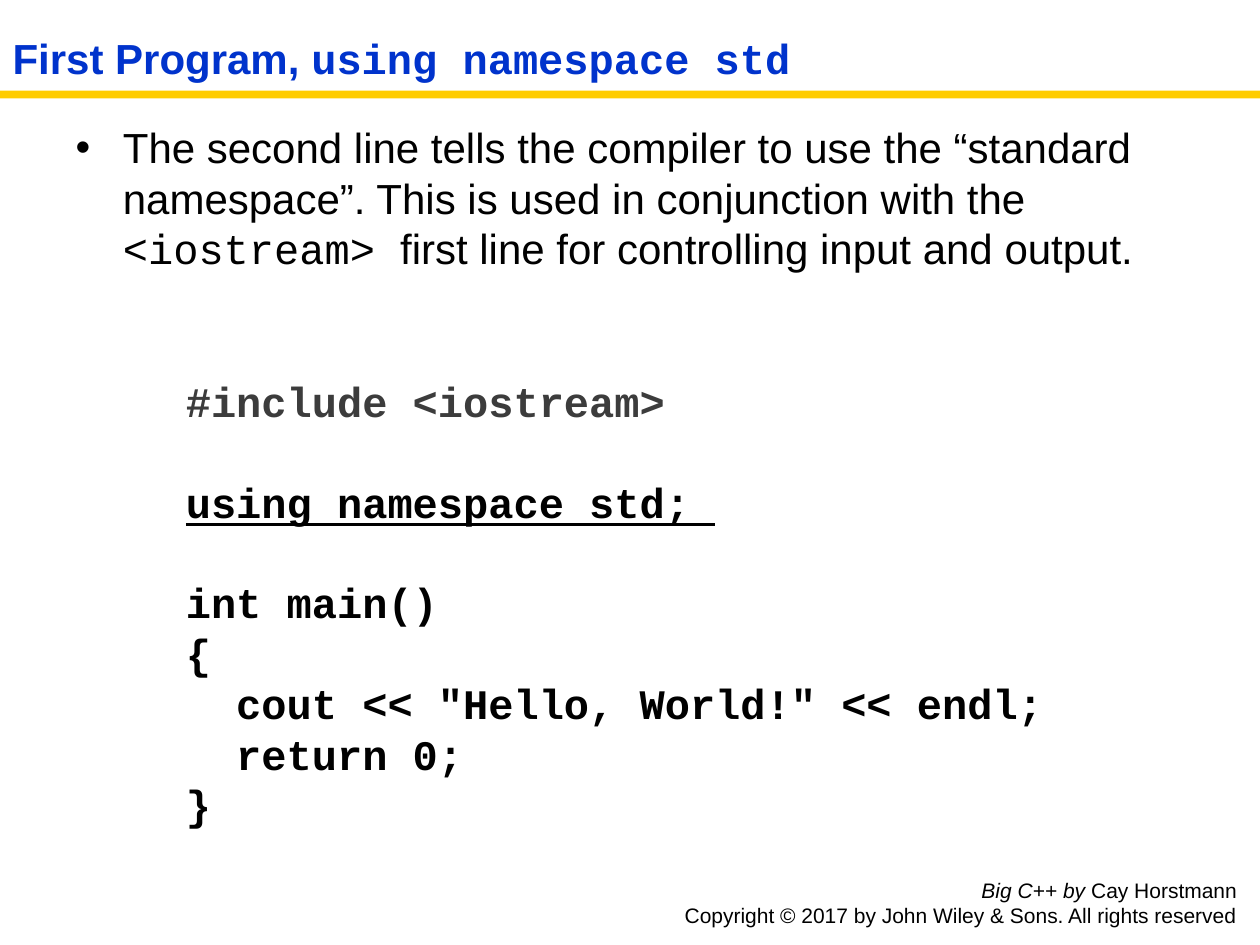
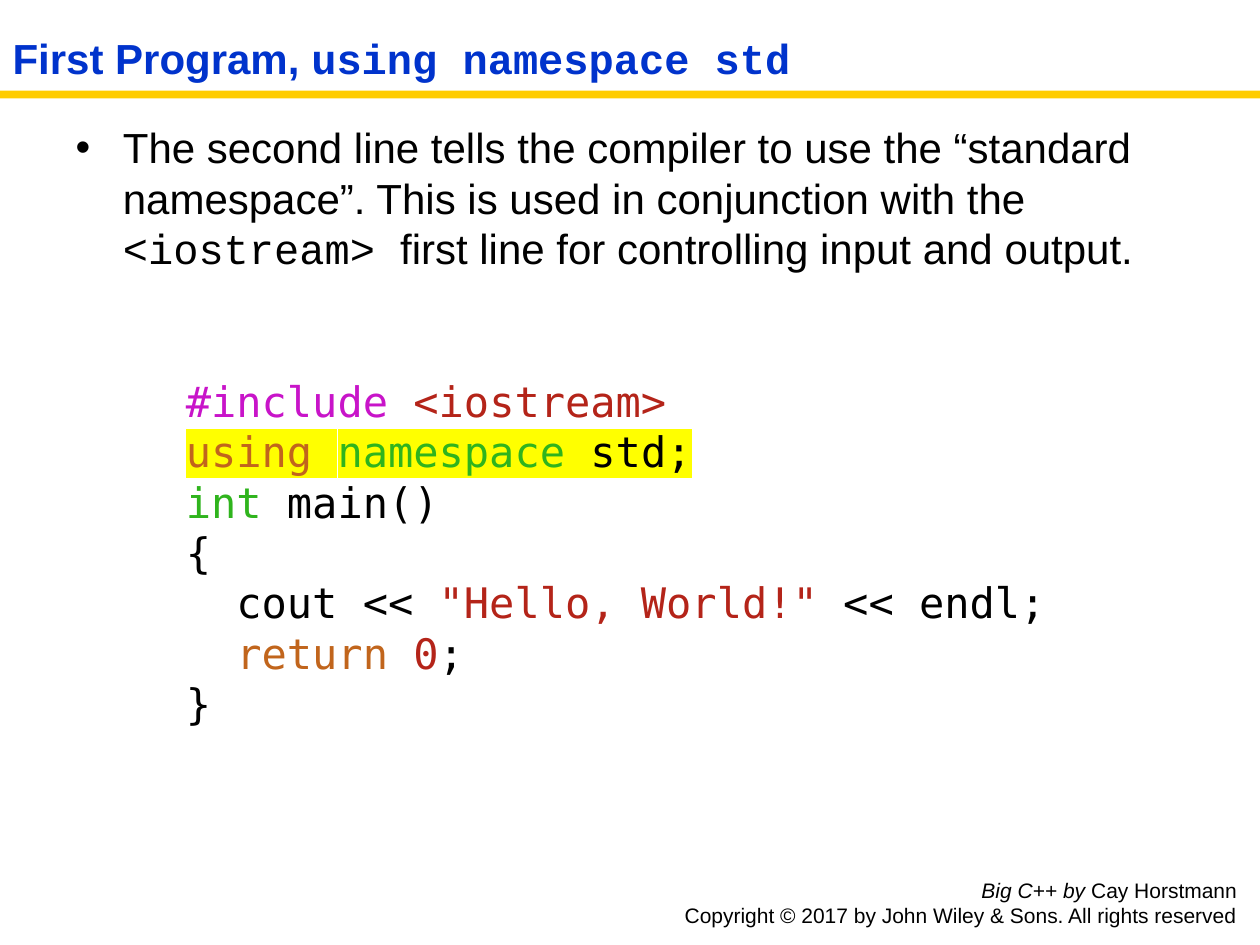
Before and after one commit to tong-yee/tong-yee.github.io, a slide deck: slide 5 of 135/slides/ch01/ch01_sec_1_5.pptx. Drawn at 1260x945 pixels with LibreOffice and Linux fonts; fonts in the diff are those of the drawing. Boxes give left, top, right and bottom in pixels: in the first picture for what was removed or moved away, otherwise in the second. Text is boxed around its words. In the diff, an @@ line names an element or a change of style, - is before the commit and + after.

```diff
--- a/135/slides/ch01/ch01_sec_1_5.pptx
+++ b/135/slides/ch01/ch01_sec_1_5.pptx
@@ text "#include <iostream>" at box(186, 385, 1045, 675): font Courier New to DejaVu Sans Mono, bold off; text colour #3C3C3C to #C814C9 in "#include"; text colour #3C3C3C to #B42419 in "<iostream>"; text colour #000000 to #C1651C in "using", "return"; text colour #000000 to #2FB41D in "namespace", "int"; highlight none to #FFFF00, underline off in "using namespace std;"; text colour #000000 to #B42419 in ""Hello, World!"", "0;" @@
```
Also in this commit, not shown: 8 other slides changed, 8 other files.
